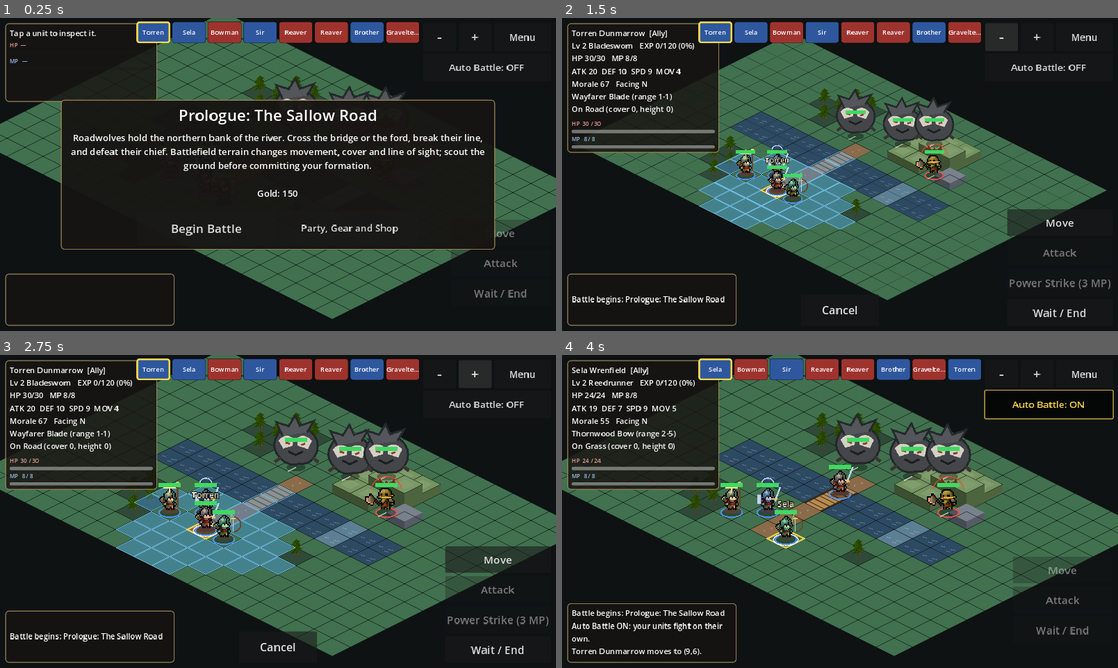
Above: before the commit, frames 1-4 (two rows, left to right).
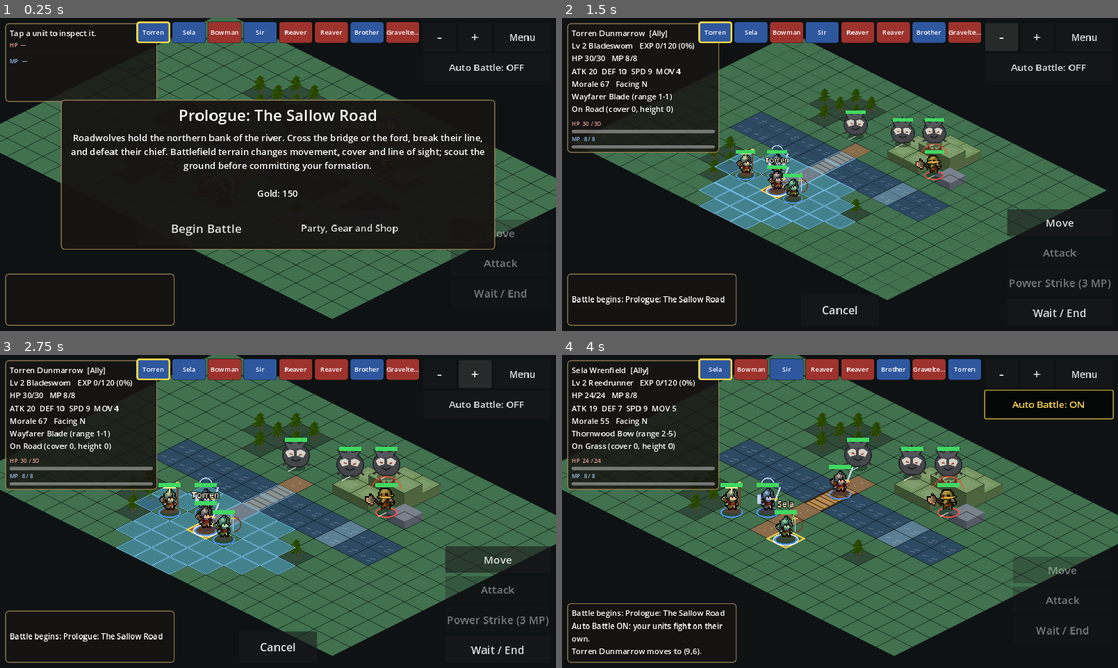
Above: after the commit, the same moments.

Repository: ninjun42215-gif/KindleWake
Game: Godot game, scene res://Main.tscn
The game is run twice, just before and just after one commit, with the same random seed, the same clock (stepped at 60 frames per second) and the same inputs. This scene is started directly instead of the project's main scene.
Inputs (mouse positions are in pixels of both pictures, inside the frame that each line leads up to):
- Up to frame 1 (0.25 s): no input
- Up to frame 2 (1.5 s): click "Begin Battle" at 0.5 s; click "-" at 1.25 s
- Up to frame 3 (2.75 s): click "+" at 2 s
- Up to frame 4 (4 s): click "Auto Battle: OFF" at 2.75 s; move the mouse to (962, 495) at 3.52 s; hold Right (ui_right) from 3.53 s (still down); tap E at 3.6 s; click (962, 495) at 3.67 s

The runs differ from the first frame. In frame 1, 0.5% of the frame differs, in the area x 49-73%, y 18-27%; in frame 2, 1.6%; in frame 3, 2.1%, in the area x 49-74%, y 18-39%; in frame 4, 2.1%.

Commit message:
Reduce oversized atlas enemy sprites on tactical battlefields

Diff:
--- a/Kindlewake/scripts/ui/battle_scene.gd
+++ b/Kindlewake/scripts/ui/battle_scene.gd
@@ -1104,7 +1104,7 @@
         motion = "walk"
     elif str(u.class_id) in ["mage", "cleric"] and u.has_acted:
         motion = "skill"
-    if not Art.draw_character_animated(self, archetype, p + Vector2(0, 8), motion_time, motion, 0.72, tint, fdir.x < 0.0):
+    if not Art.draw_character_animated(self, archetype, p + Vector2(0, 8), motion_time, motion, 0.44, tint, fdir.x < 0.0):
         return false
     draw_line(p + Vector2(0, 2), p + Vector2(0, 2) + fdir * 16.0, Color(1, 1, 1, 0.55), 2.0)
     var ratio: float = clampf(float(u.hp) / float(u.max_hp()), 0.0, 1.0)
